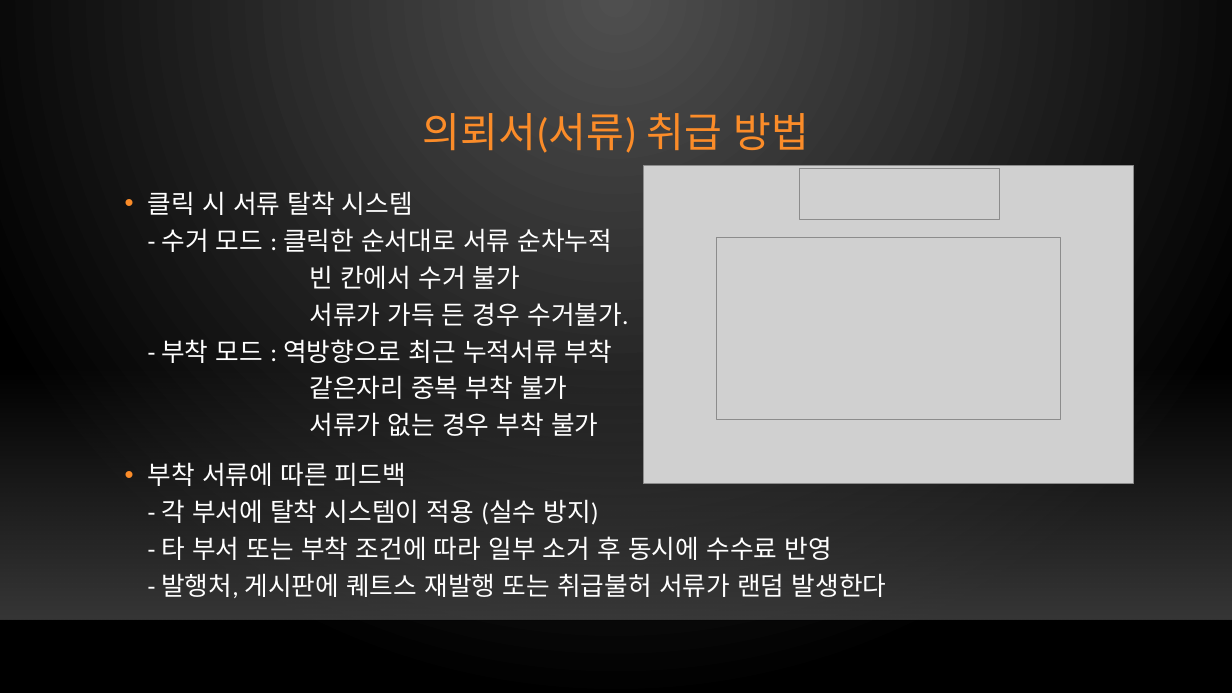
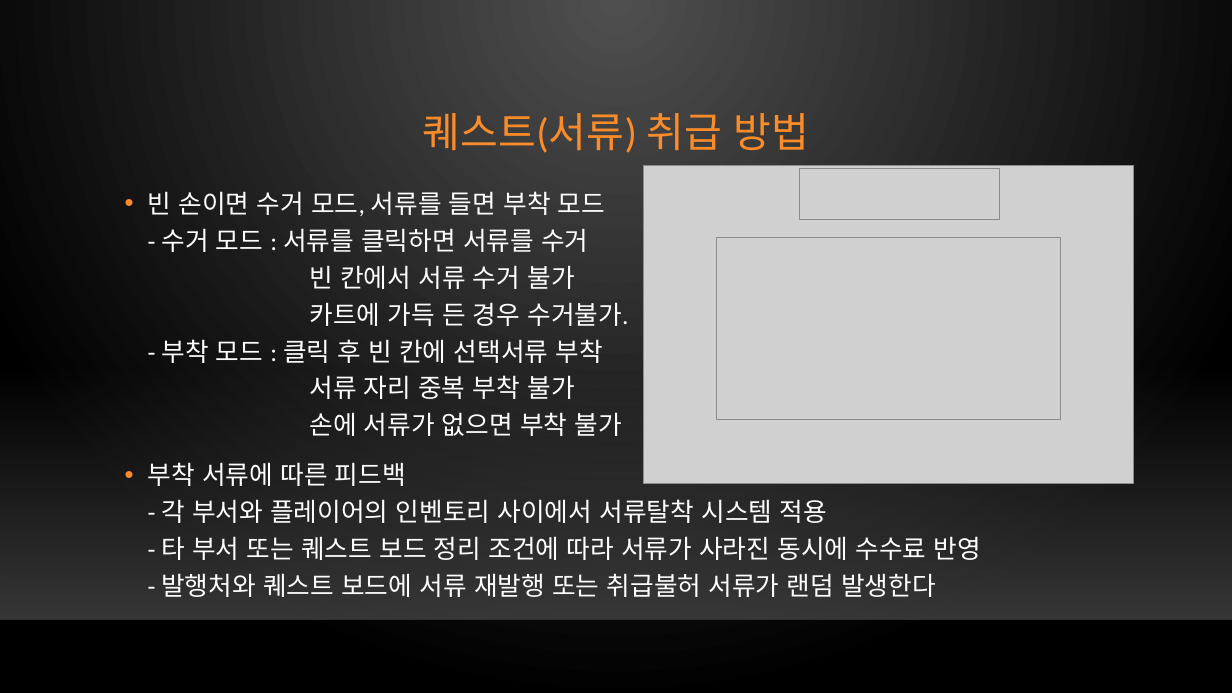
Before and after one commit to xqiwipx/first_project, a slide deck: slide 20 of Kims_project.pptx. Drawn at 1232x693 pixels with LibreOffice and Linux fonts; fonts in the diff are those of the drawing; grey boxes stand for pictures; background and template pictures are left out. Boxes give left, top, right and bottom in pixels: in the first picture for what was removed or moved away, otherwise in the second. Text is boxed around its words. In the diff, an @@ line names an element or a change of style, - is before the commit and + after.

```diff
--- a/Kims_project.pptx
+++ b/Kims_project.pptx
@@ title at box(423, 113, 809, 153): text changed @@
-의뢰서(서류) 취급 방법
+퀘스트(서류) 취급 방법
@@ text at box(148, 191, 981, 597): text changed @@
-• 클릭 시 서류 탈착 시스템
-  - 수거 모드 : 클릭한 순서대로 서류 순차누적
-  빈 칸에서 수거 불가
-  서류가 가득 든 경우 수거불가.
-  - 부착 모드 : 역방향으로 최근 누적서류 부착
-  같은자리 중복 부착 불가
-  서류가 없는 경우 부착 불가
-• 부착 서류에 따른 피드백
-  - 각 부서에 탈착 시스템이 적용 (실수 방지)
-  - 타 부서 또는 부착 조건에 따라 일부 소거 후 동시에 수수료 반영
-  - 발행처, 게시판에 퀘트스 재발행 또는 취급불허 서류가 랜덤 발생한다
+• 빈 손이면 수거 모드, 서류를 들면 부착 모드
+  - 수거 모드 : 서류를 클릭하면 서류를 수거
+  빈 칸에서 서류 수거 불가
+  카트에 가득 든 경우 수거불가.
+  - 부착 모드 : 클릭 후 빈 칸에 선택서류 부착
+  서류 자리 중복 부착 불가
+  손에 서류가 없으면 부착 불가
+• 부착 서류에 따른 피드백
+  - 각 부서와 플레이어의 인벤토리 사이에서 서류탈착 시스템 적용
+  - 타 부서 또는 퀘스트 보드 정리 조건에 따라 서류가 사라진 동시에 수수료 반영
+  - 발행처와 퀘스트 보드에 서류 재발행 또는 취급불허 서류가 랜덤 발생한다
```
Also in this commit, not shown: 22 other slides changed, 1 slide removed.
